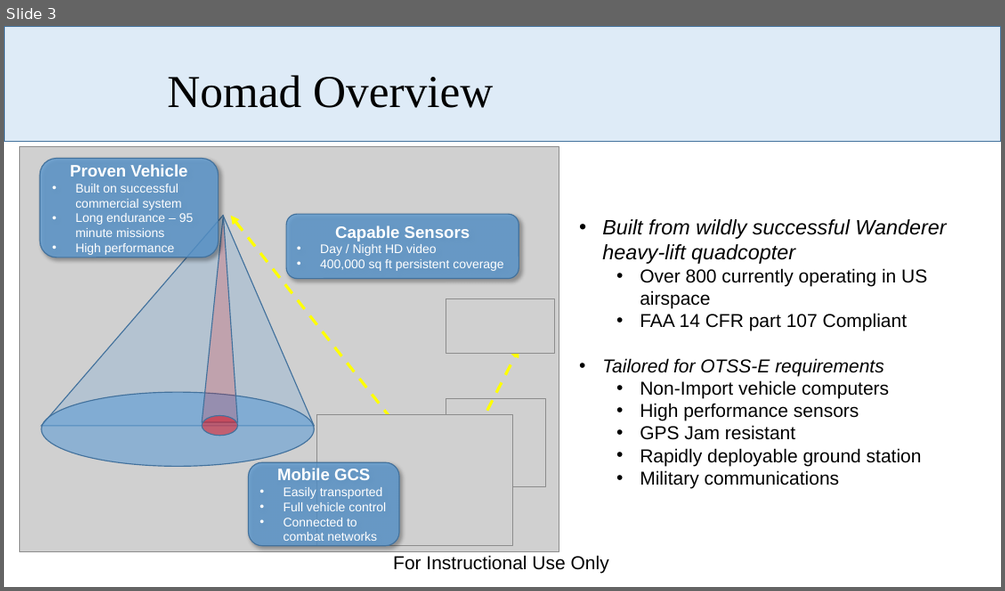
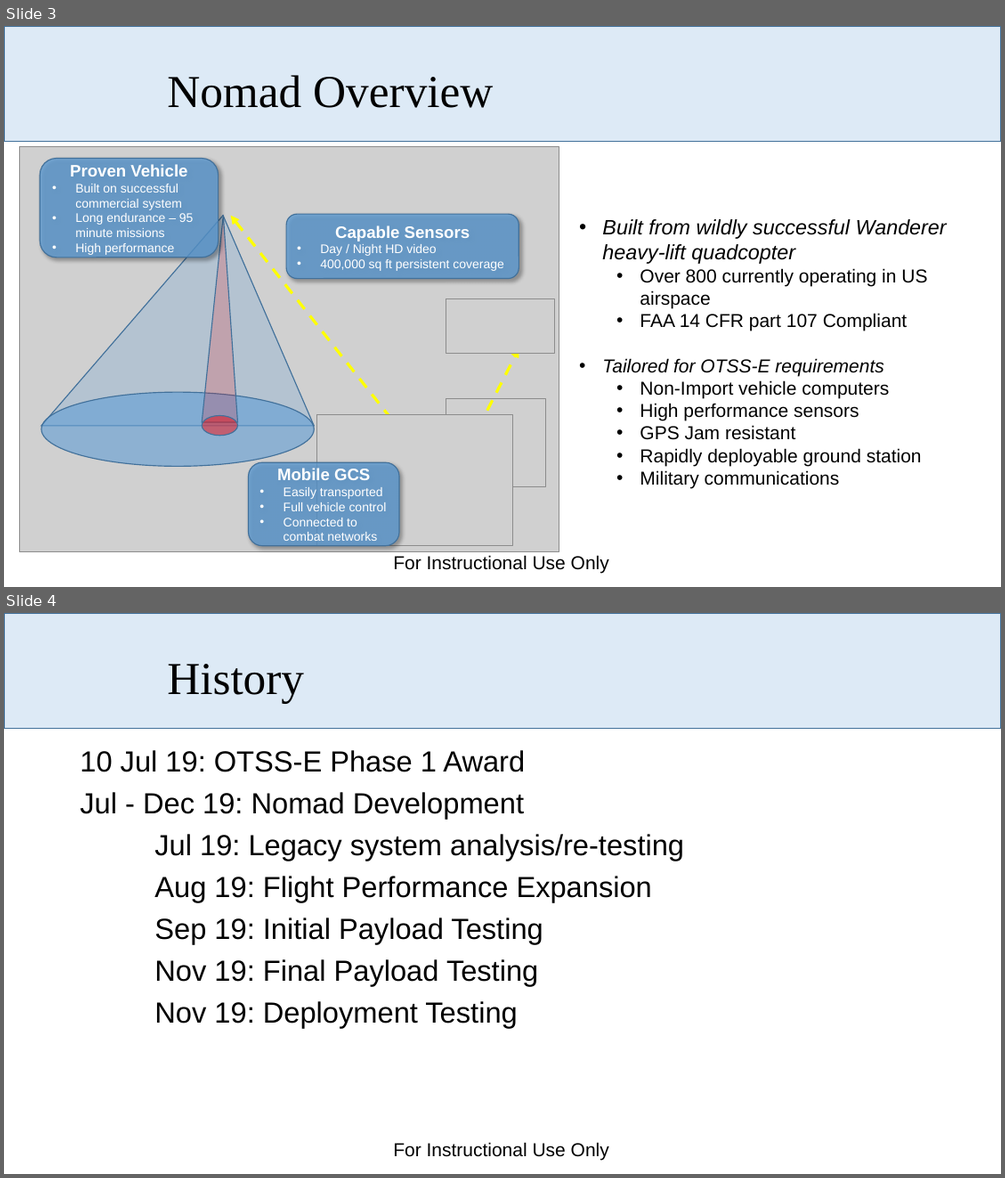
Before and after one commit to dabarrett/rqmtReviewer, a slide deck: Documents/Program Overview.pptx. Shown one above the other, each under a label of ours: slide 3 before the commit, slides 3 and 4 after it. The pictures are 1005x591 and 1005x1178 pixels, drawn with LibreOffice and Linux fonts; fonts in the diff are those of the drawing; grey boxes stand for pictures; background and template pictures are left out. Boxes give left, top, right and bottom in pixels: in the first picture for what was removed or moved away, otherwise in the second. Text is boxed around its words. In the diff, an @@ line names an element or a change of style, - is before the commit and + after.

```diff
--- a/Documents/Program Overview.pptx
+++ b/Documents/Program Overview.pptx
@@ slide 4 added at (x1=4, y1=613, x2=1001, y2=1174), background #FFFFFF; not listed: 2 template elements that a slide beside it also shows @@
@@ title added at (x1=167, y1=664, x2=304, y2=704), 44 pt, text #000000 @@
+History
@@ text added at (x1=80, y1=750, x2=684, y2=1027), 28 pt, text #000000 @@
+10 Jul 19: OTSS-E Phase 1 Award
+Jul - Dec 19: Nomad Development
+Jul 19: Legacy system analysis/re-testing
+Aug 19: Flight Performance Expansion
+Sep 19: Initial Payload Testing
+Nov 19: Final Payload Testing
+Nov 19: Deployment Testing
@@ slide 3 changed as well @@
@@ triangle at (x1=41, y1=216, x2=315, y2=426): outline #43739E 1 pt to #42719B 1 pt @@
@@ outline #43739E 1 pt to #42719B 1 pt; proportions changed in 3 elements at (x1=249, y1=463, x2=399, y2=546), (x1=40, y1=159, x2=218, y2=257), (x1=287, y1=214, x2=519, y2=278) @@
```
Also in this commit, not shown: 6 other slides changed, 27 other files.
